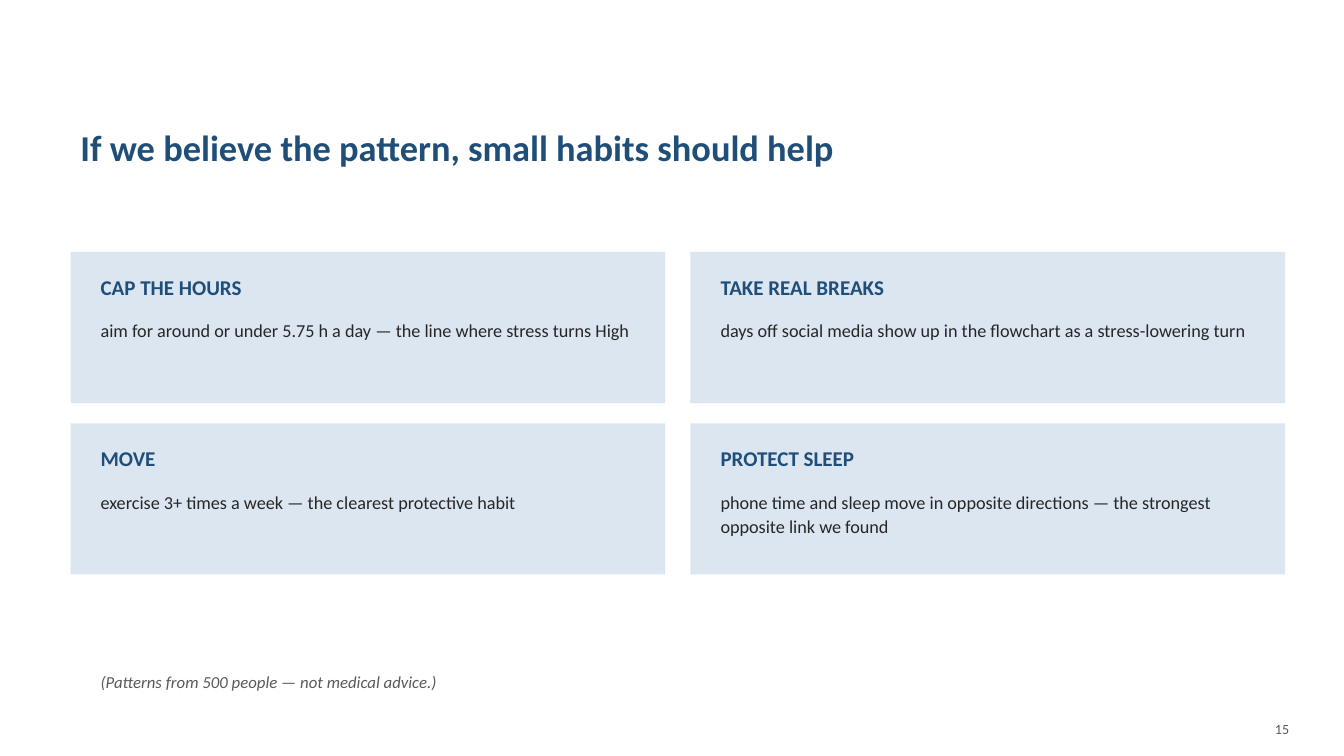
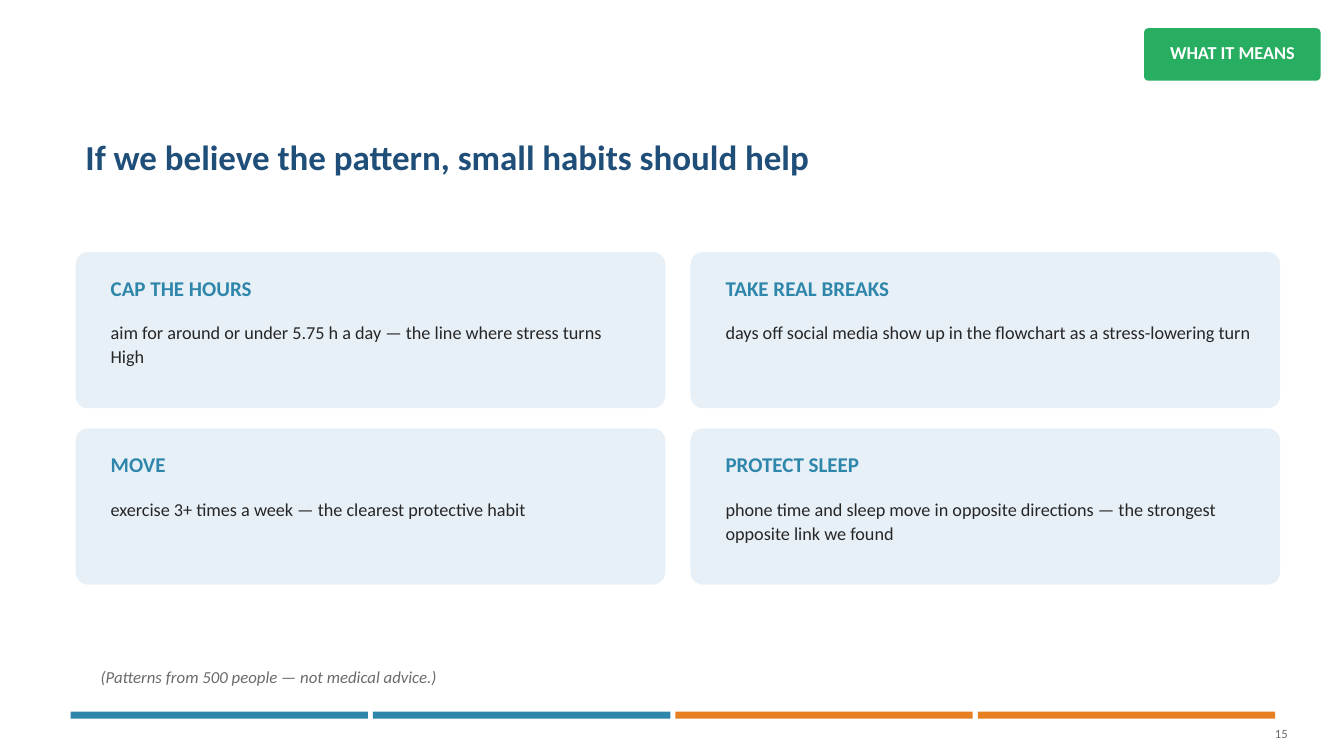
Before and after one commit to jaismine19/social-media-stress-analysis, a slide deck: slide 15 of presentation/Social_Media_Stress_Presentation.pptx. Drawn at 1344x756 pixels with LibreOffice and Linux fonts; fonts in the diff are those of the drawing. Boxes give left, top, right and bottom in pixels: in the first picture for what was removed or moved away, otherwise in the second. Text is boxed around its words. In the diff, an @@ line names an element or a change of style, - is before the commit and + after.

```diff
--- a/presentation/Social_Media_Stress_Presentation.pptx
+++ b/presentation/Social_Media_Stress_Presentation.pptx
@@ rounded rectangle added at [1144, 28, 1321, 81], fill #27AE60 @@
@@ text added at [1170, 47, 1295, 59], 13 pt, text #FFFFFF, bold @@
+WHAT IT MEANS
@@ text "If we believe the pattern, ...": place and size @@
-text "If we believe the pattern, ..." at [80, 135, 833, 167]
+text "If we believe the pattern, ..." at [85, 145, 809, 176]
@@ text "If we believe the pattern, ..." at [85, 145, 809, 176]: size 26 to 25 pt @@
@@ rectangle removed at [71, 252, 665, 403] @@
@@ rounded rectangle added at [76, 252, 665, 408], fill #E8F0F7 @@
@@ text "CAP THE HOURS": place and size @@
-text "CAP THE HOURS" at [101, 281, 242, 295]
+text "CAP THE HOURS" at [111, 282, 252, 296]
@@ rectangle removed at [691, 252, 1286, 403] @@
@@ rounded rectangle added at [691, 252, 1280, 408], fill #E8F0F7 @@
@@ text "aim for around or under ..." rewrapped from [101, 324, 629, 340] to [111, 326, 602, 366] @@
@@ text "days off social media show ...": place and size @@
-text "days off social media show ..." at [721, 324, 1245, 340]
+text "days off social media show ..." at [726, 326, 1250, 342]
@@ rectangle removed at [71, 423, 665, 575] @@
@@ rounded rectangle added at [76, 429, 665, 585], fill #E8F0F7 @@
@@ text colour #1F4E79 to #2E86AB in 4 elements at [726, 282, 889, 296], [111, 282, 252, 296], [726, 458, 859, 472], [111, 458, 166, 472] @@
@@ text "MOVE": place and size @@
-text "MOVE" at [101, 452, 156, 466]
+text "MOVE" at [111, 458, 166, 472]
@@ rectangle removed at [691, 423, 1286, 575] @@
@@ rounded rectangle added at [691, 429, 1280, 585], fill #E8F0F7 @@
@@ text "exercise 3+ times a week ...": place and size @@
-text "exercise 3+ times a week ..." at [101, 496, 515, 512]
+text "exercise 3+ times a week ..." at [111, 503, 525, 519]
@@ text "phone time and sleep move ...": place and size @@
-text "phone time and sleep move ..." at [721, 496, 1211, 536]
+text "phone time and sleep move ..." at [726, 503, 1216, 543]
@@ text "(Patterns from 500 people — ..." at [101, 671, 437, 686]: text colour #595959 to #6B6B6B @@
@@ rectangle added at [71, 712, 368, 719], fill #2E86AB @@
@@ rectangle added at [373, 712, 670, 719], fill #2E86AB @@
@@ rectangle added at [676, 712, 973, 719], fill #E67E22 @@
@@ rectangle added at [978, 712, 1275, 719], fill #E67E22 @@
@@ text "15" at [1275, 730, 1288, 738]: size 10 to 9 pt, text colour #595959 to #6B6B6B @@
```
Also in this commit, not shown: 15 other slides changed.
